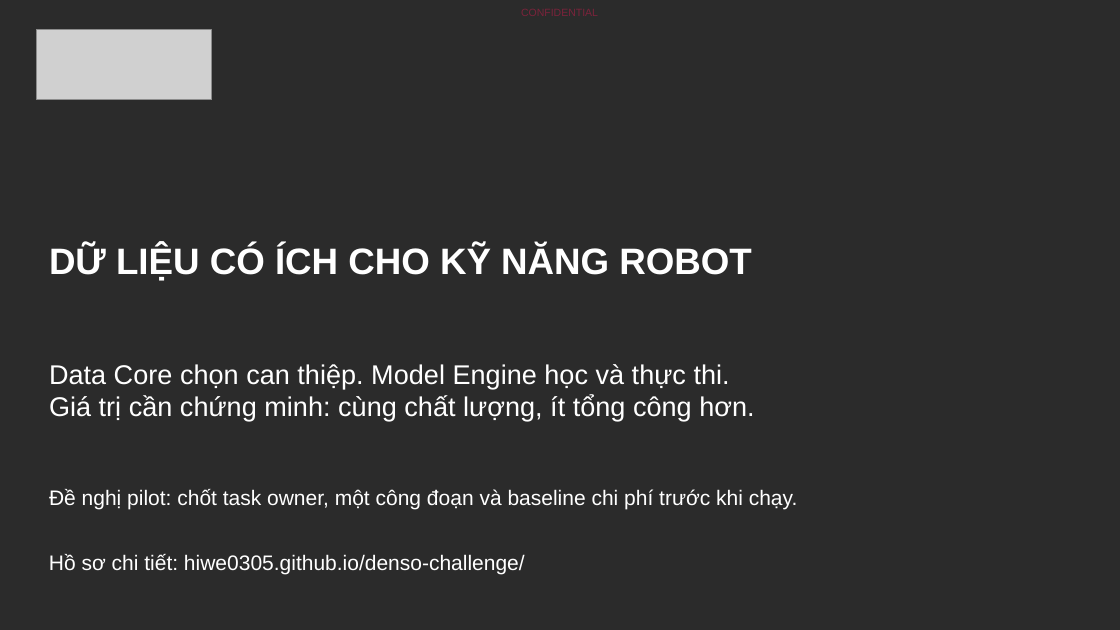
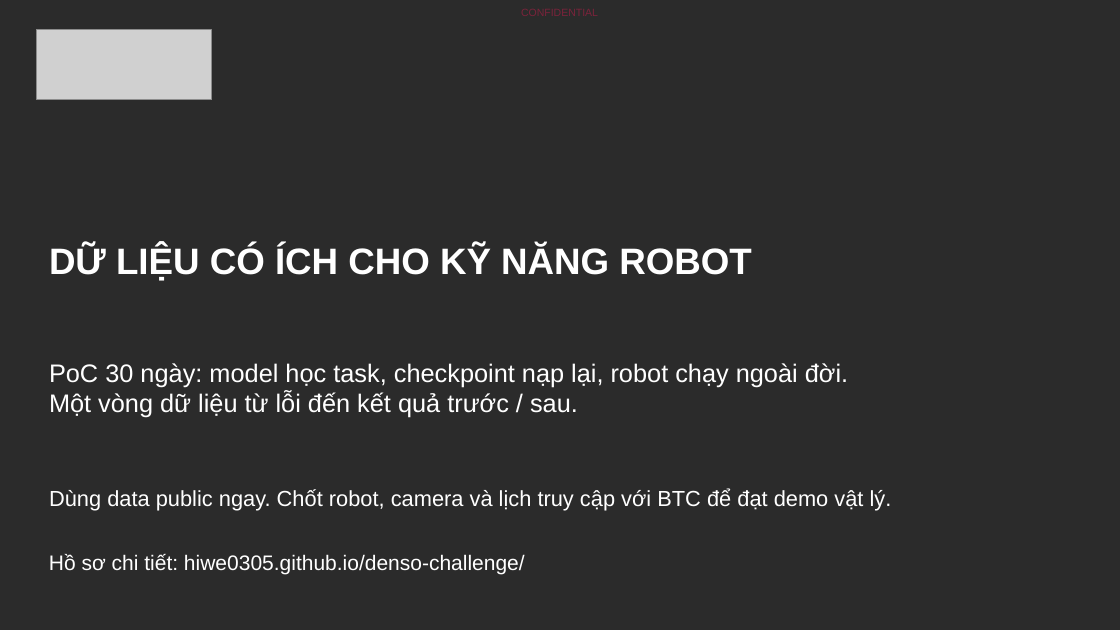
Before and after one commit to hiwe0305/denso-challenge, a slide deck: slide 14 of deliverables/DENSO-Humanoid-Data-Flywheel-2026.pptx (slide 13 before the commit). Drawn at 1120x630 pixels with LibreOffice and Linux fonts; fonts in the diff are those of the drawing; grey boxes stand for pictures; background and template pictures are left out; a plain dark background stands for a picture behind light text. Boxes give left, top, right and bottom in pixels: in the first picture for what was removed or moved away, otherwise in the second. Text is boxed around its words. In the diff, an @@ line names an element or a change of style, - is before the commit and + after.

Commit message:
Clarify 30-day public-data PoC and real-robot demo gates

```diff
--- a/deliverables/DENSO-Humanoid-Data-Flywheel-2026.pptx
+++ b/deliverables/DENSO-Humanoid-Data-Flywheel-2026.pptx
@@ text at box(49, 363, 848, 418): text changed; size 23.2 to 21.8 pt @@
-Data Core chọn can thiệp. Model Engine học và thực thi.
-Giá trị cần chứng minh: cùng chất lượng, ít tổng công hơn.
+PoC 30 ngày: model học task, checkpoint nạp lại, robot chạy ngoài đời.
+Một vòng dữ liệu từ lỗi đến kết quả trước / sau.
@@ text at box(49, 489, 892, 511): text changed; size 18 to 18.8 pt @@
-Đề nghị pilot: chốt task owner, một công đoạn và baseline chi phí trước khi chạy.
+Dùng data public ngay. Chốt robot, camera và lịch truy cập với BTC để đạt demo vật lý.
```
Also in this commit, not shown: 19 other slides changed, 4 slides added, 3 slides removed, 18 other files.
